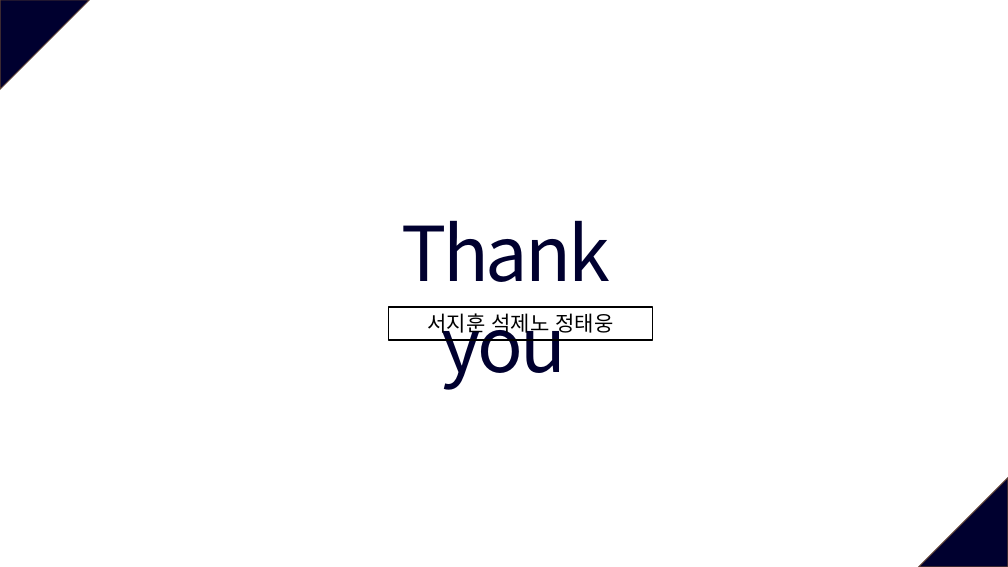
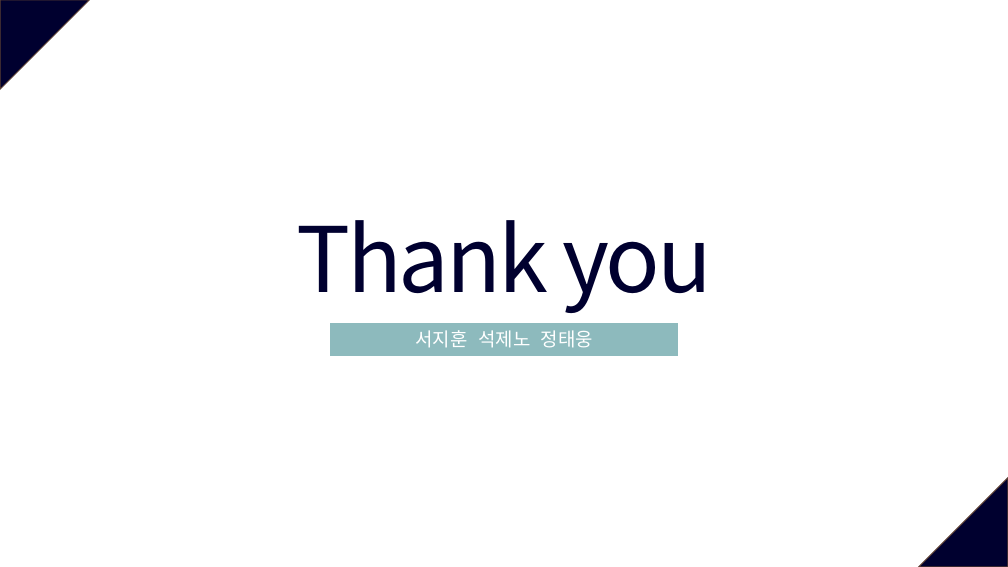
Before and after one commit to SWE-15-Team/Sentiment-Analysis-System, a slide deck: slide 19 of Checkpoint_1st.pptx (slide 12 before the commit). Drawn at 1008x567 pixels with LibreOffice and Linux fonts; fonts in the diff are those of the drawing. Boxes give left, top, right and bottom in pixels: in the first picture for what was removed or moved away, otherwise in the second. Text is boxed around its words. In the diff, an @@ line names an element or a change of style, - is before the commit and + after.

```diff
--- a/Checkpoint_1st.pptx
+++ b/Checkpoint_1st.pptx
@@ text "Thank you": place and size @@
-text "Thank you" at bbox=[401, 220, 610, 390]
+text "Thank you" at bbox=[296, 220, 712, 313]
@@ text "Thank you" at bbox=[296, 220, 712, 313]: size 72 to 86 pt @@
@@ rectangle "서지훈 석제노 정태웅": place and size @@
-rectangle "서지훈 석제노 정태웅" at bbox=[389, 307, 653, 340]
+rectangle "서지훈 석제노 정태웅" at bbox=[330, 323, 678, 355]
@@ rectangle "서지훈 석제노 정태웅" at bbox=[330, 323, 678, 355]: size 20 to 18 pt, text colour #000000 to #FFFFFF; vertical alignment top to middle; fill none to #8DBABD; outline #000000 1.5 pt to #8DBABD 1 pt @@
```
Also in this commit, not shown: 9 other slides changed, 9 slides added, 2 slides removed, 1 other file.
